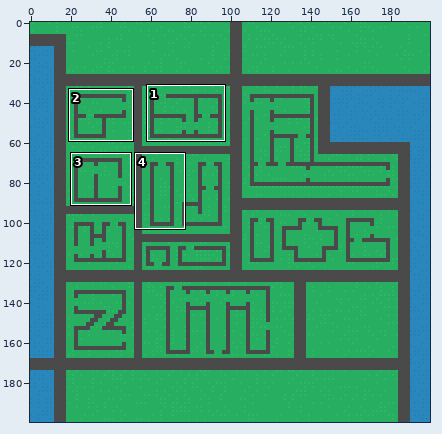
File history of a sprite sheet, maps/minimap.png. The picture above shows the old version from afar; the outline marks the close-up.
Close-up. Before the edit:
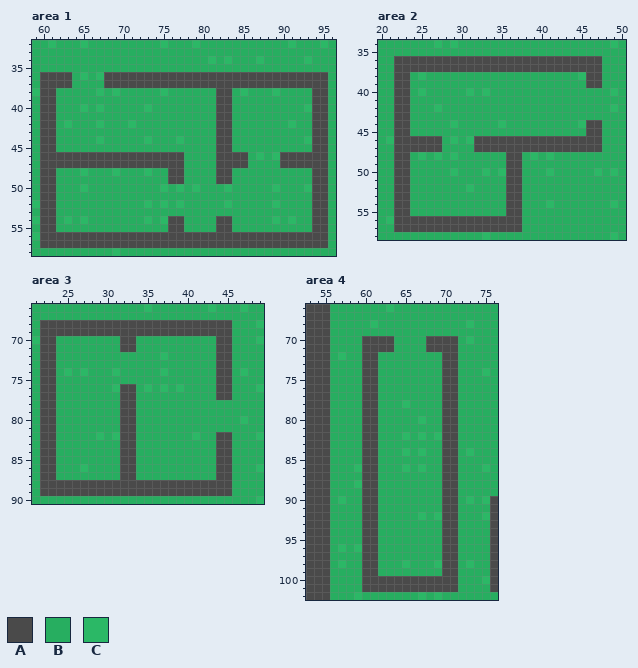
The file is 200x200 pixels. Colours within 5 levels of each other are drawn and written as one. Shown: area 1: x 59..96, y 32..58; area 2: x 20..50, y 34..58; area 3: x 21..49, y 66..90; area 4: x 53..76, y 66..102. The commit also changed other parts of the picture, which this record leaves out.
Palette (. is transparent): A #4a4a4a  B #27ae60  C #2bb866
Pixels before, area 1, first column x 59:
32 BBCBBBCBBBBBBBBBCBBBCBBBBBBBBBBBCBBBCB
33 BBBBBBBBBBBBBBBBBBBBBBBBBBBBBBBBBBBBBB
34 BBBBBBBBBBBBBBBBBBBBBBCBCBBBCBBBBBCBBB
35 BBBBBBBBBBBBBBBBBBBBBBBBBBBBBBBBBBBBBB
36 BAAAABCBCAAAAAAAAAAAAAAAAAAAAAAAAAAAAB
37 BAAAABBBBAAAAAAAAAAAAAAAAAAAAAAAAAAAAB
38 CAABBBBBCBCBBBBBCBBBBBBAABCBBBCBBBBAAB
39 BAABBBBBBBBBBBBBBBBBBBBAABBBBBBBBBBAAB
40 BAABBBCBCBBBBBCBBBBBBBBAABBBBBBBBBCAAB
41 BAABBBBBBBBBBBBBBBBBBBBAABBBBBBBBBBAAB
42 BAABCBBBCBBBCBBBBBBBBBBAABBBBBBBCBBAAB
43 BAABBBBBBBBBBBBBBBBBBBBAABBBBBBBBBBAAB
44 BAABBBBBCBBBBBCBBBCBBBBAABBBBBBBBBCAAB
45 BAABBBBBBBBBBBBBBBBBBBBAABBBBBBBBBBAAB
46 BAAAAAAAAAAAAAAAAAABBBBAAAABCBCAAAAAAB
47 BAAAAAAAAAAAAAAAAAABBBBAAAABBBBAAAAAAB
48 BAABBBCBBBCBBBCBBAABBBBAABBBBBBBBBBAAB
49 BAABBBBBBBBBBBBBBAABBBBAABBBBBBBBBBAAB
50 BAABBBCBBBBBBBBBCBCBCBBBCBBBBBCBBBCAAB
51 BAABBBBBBBBBBBBBBBBBBBBBBBBBBBBBBBBAAB
52 CAABBBBBBBBBBBCBCBCBBBBBCBBBBBCBBBBAAB
53 BAABBBBBBBBBBBBBBBBBBBBBBBBBBBBBBBBAAB
54 CAABCBCBBBBBBBCBCAABBBBAABBBBBCBCBBAAB
55 BAABBBBBBBBBBBBBBAABBBBAABBBBBBBBBBAAB
56 CAAAAAAAAAAAAAAAAAAAAAAAAAAAAAAAAAAAAB
57 BAAAAAAAAAAAAAAAAAAAAAAAAAAAAAAAAAAAAB
58 BBBBBBBBBBCBBBBBBBBBBBBBBBBBBBBBBBBBBB
Pixels before, area 2, first column x 20:
34 BBBBBBBCBCBBBBBBBBBBBBBBBBBBBCB
35 BBBBBBBBBBBBBBBBBBBBBBBBBBBBBBB
36 BBAAAAAAAAAAAAAAAAAAAAAAAAAABBB
37 BBAAAAAAAAAAAAAAAAAAAAAAAAAABBB
38 BBAABCBBBBBBBBBBBBBBBBBBBCAABBB
39 BBAABBBBBBBBBBBBBBBBBBBBBBAABBB
40 BBAABCBBBBBCBCBBBBBBBBBBBBBBBCB
41 BBAABBBBBBBBBBBBBBBBBBBBBBBBBBB
42 BBAABBBCBBBBBBBBBBBBBBBBBBBBBCB
43 BBAABBBBBBBBBBBBBBBBBBBBBBBBBBB
44 BBAABBBBBCBBBBBCBBBBBBBBBCAABBB
45 BBAABBBBBBBBBBBBBBBBBBBBBBAABBB
46 BCAAAAAABCBCAAAAAAAAAAAAAAAABBB
47 BBAAAAAABBBBAAAAAAAAAAAAAAAABBB
48 BBAABCBCBCBBBBBBAABCBCBBBBBBBBB
49 BBAABBBBBBBBBBBBAABBBBBBBBBBBBB
50 BBAABBBBBCBBBCBCAABBBCBBBBBCBCB
51 BBAABBBBBBBBBBBBAABBBBBBBBBBBBB
52 BBAABBBBBBBCBBBBAABBBBBBBBBBBBB
53 BBAABBBBBBBBBBBBAABBBBBBBBBBBBB
54 BBAABBBBBBBBBBBBAABBBCBBBBBBBCB
55 BBAABBBBBBBBBBBBAABBBBBBBBBBBBB
56 BCAAAAAAAAAAAAAAAABBBBBBBBBBBBB
57 BBAAAAAAAAAAAAAAAABBBBBBBBBBBBB
58 BBBBBBBBBBBBBCBBBBBBBBBBBBBBBCB
Pixels before, area 3, first column x 21:
66 BBBBBBBBBBBBBBCBBBBBBBCBBBCBB
67 BBBBBBBBBBBBBBBBBBBBBBBBBBBBB
68 BAAAAAAAAAAAAAAAAAAAAAAAABBBC
69 BAAAAAAAAAAAAAAAAAAAAAAAABBBB
70 CAABBBBBBBBAABBBBBBBBBBAABBBC
71 BAABBBBBBBBAABBBBBBBBBBAABBBB
72 BAABBBBBBBBBBBBBCBBBBBBAABBBB
73 BAABBBBBBBBBBBBBBBBBBBBAABBBB
74 BAABCBCBBBCBBBBBCBBBBBBAABCBB
75 BAABBBBBBBBBBBBBBBBBBBBAABBBB
76 BAABBBBBBBCAABCBCBCBBBBAABBBC
77 BAABBBBBBBBAABBBBBBBBBBAABBBB
78 BAABBBBBBBBAABBBBBBBBBBBBBBBB
79 BAABBBBBBBBAABBBBBBBBBBBBBBBB
80 BAABBBBBBBBAABBBBBBBBBBBBBCBB
81 BAABBBBBBBBAABBBBBBBBBBBBBBBB
82 BAABBBBBCBCAABBBBBBBCBBAABBBC
83 BAABBBBBBBBAABBBBBBBBBBAABBBB
84 BAABBBBBBBBAABBBBBBBBBBAABBBB
85 BAABBBBBBBBAABBBBBBBBBBAABBBB
86 BAABBBCBBBBAABBBBBBBBBBAABBBC
87 BAABBBBBBBBAABBBBBBBBBBAABBBB
88 BAAAAAAAAAAAAAAAAAAAAAAAABBBB
89 BAAAAAAAAAAAAAAAAAAAAAAAABBBB
90 BBBBBBBBBBBBBBBBBBBBBBBBBBBBC
Pixels before, area 4, first column x 53:
 66 AAABBBBBBBCBBBBBBBBBBBBB
 67 AAABBBBBBBBBBBBBBBBBBBBB
 68 AAABBBBBCBBBBBBBBBBBCBBB
 69 AAABBBBBBBBBBBBBBBBBBBBB
 70 AAABBBBAAAABBBBAAAABCBBB
 71 AAABBBBAAAABBBBAAAABBBBB
 72 AAABCBBAABBBBBBBBAABBBBB
 73 AAABBBBAABBBBBBBBAABBBBB
 74 AAABBBBAABBBBBBBBAABBBCB
 75 AAABBBBAABBBBBBBBAABBBBB
 76 AAABBBBAABBBBBBBBAABBBBB
 77 AAABBBBAABBBBBBBBAABBBBB
 78 AAABBBBAABBBCBBBBAABBBBB
 79 AAABBBBAABBBBBBBBAABBBBB
 80 AAABBBBAABBBBBCBBAABBBBB
 81 AAABBBBAABBBBBBBBAABBBBB
 82 AAABBBBAABBBCBCBCAABBBBB
 83 AAABBBBAABBBBBBBBAABBBBB
 84 AAABBBBAABBBCBCBBAABCBBB
 85 AAABBBBAABBBBBBBBAABBBBB
 86 AAABBBCAABBBCBCBBAABBBCB
 87 AAABBBBAABBBBBBBBAABBBBB
 88 AAABBBCAABBBBBBBBAABBBBB
 89 AAABBBBAABBBBBBBBAABBBBB
 90 AAABCBBAABBBBBBBBAABCBCA
 91 AAABBBBAABBBBBBBBAABBBBA
 92 AAABBBBAABBBBBCBCAABBBCA
 93 AAABBBBAABBBBBBBBAABBBBA
 94 AAABBBBAABBBBBBBBAABBBBA
 95 AAABBBBAABBBBBBBBAABBBBA
 96 AAABCBCAABBBBBBBBAABBBBA
 97 AAABBBBAABBBBBBBBAABBBBA
 98 AAABCBBAABBBCBBBCAABCBBA
 99 AAABBBBAABBBBBBBBAABBBBA
100 AAABBBBAAAAAAAAAAAABBBCA
101 AAABBBBAAAAAAAAAAAABBBBA
102 AAABBBCBBBBBBBCBCBBBBBBB
Now the later version:
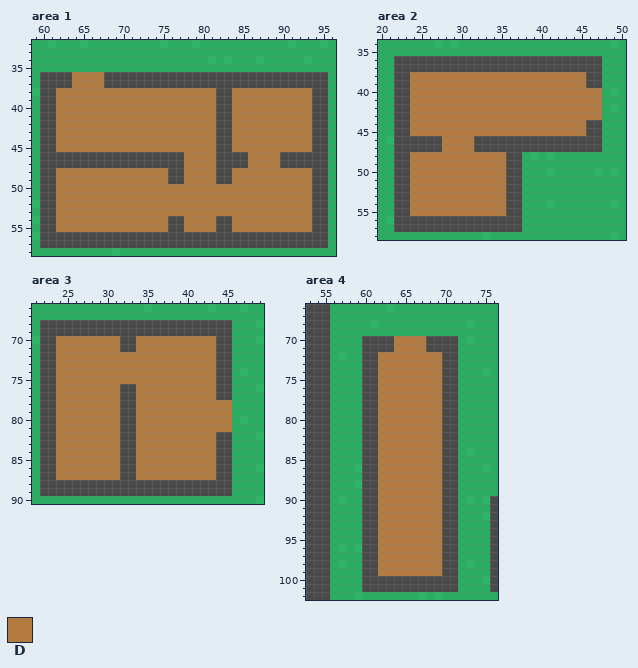
Colours new in this view: D #b47b41
Change:
Changed rows in their new state; - is an unchanged pixel.
Area 1:
first column x 62:
36 --DDDD--------------------------
37 --DDDD--------------------------
38 DDDDDDDDDDDDDDDDDDDD--DDDDDDDDDD
39 DDDDDDDDDDDDDDDDDDDD--DDDDDDDDDD
40 DDDDDDDDDDDDDDDDDDDD--DDDDDDDDDD
41 DDDDDDDDDDDDDDDDDDDD--DDDDDDDDDD
42 DDDDDDDDDDDDDDDDDDDD--DDDDDDDDDD
43 DDDDDDDDDDDDDDDDDDDD--DDDDDDDDDD
44 DDDDDDDDDDDDDDDDDDDD--DDDDDDDDDD
45 DDDDDDDDDDDDDDDDDDDD--DDDDDDDDDD
46 ----------------DDDD----DDDD----
47 ----------------DDDD----DDDD----
48 DDDDDDDDDDDDDD--DDDD--DDDDDDDDDD
49 DDDDDDDDDDDDDD--DDDD--DDDDDDDDDD
50 DDDDDDDDDDDDDDDDDDDDDDDDDDDDDDDD
51 DDDDDDDDDDDDDDDDDDDDDDDDDDDDDDDD
52 DDDDDDDDDDDDDDDDDDDDDDDDDDDDDDDD
53 DDDDDDDDDDDDDDDDDDDDDDDDDDDDDDDD
54 DDDDDDDDDDDDDD--DDDD--DDDDDDDDDD
55 DDDDDDDDDDDDDD--DDDD--DDDDDDDDDD
Area 2:
first column x 24:
38 DDDDDDDDDDDDDDDDDDDDDD--
39 DDDDDDDDDDDDDDDDDDDDDD--
40 DDDDDDDDDDDDDDDDDDDDDDDD
41 DDDDDDDDDDDDDDDDDDDDDDDD
42 DDDDDDDDDDDDDDDDDDDDDDDD
43 DDDDDDDDDDDDDDDDDDDDDDDD
44 DDDDDDDDDDDDDDDDDDDDDD--
45 DDDDDDDDDDDDDDDDDDDDDD--
46 ----DDDD----------------
47 ----DDDD----------------
48 DDDDDDDDDDDD------------
49 DDDDDDDDDDDD------------
50 DDDDDDDDDDDD------------
51 DDDDDDDDDDDD------------
52 DDDDDDDDDDDD------------
53 DDDDDDDDDDDD------------
54 DDDDDDDDDDDD------------
55 DDDDDDDDDDDD------------
Area 3:
first column x 24:
70 DDDDDDDD--DDDDDDDDDD--
71 DDDDDDDD--DDDDDDDDDD--
72 DDDDDDDDDDDDDDDDDDDD--
73 DDDDDDDDDDDDDDDDDDDD--
74 DDDDDDDDDDDDDDDDDDDD--
75 DDDDDDDDDDDDDDDDDDDD--
76 DDDDDDDD--DDDDDDDDDD--
77 DDDDDDDD--DDDDDDDDDD--
78 DDDDDDDD--DDDDDDDDDDDD
79 DDDDDDDD--DDDDDDDDDDDD
80 DDDDDDDD--DDDDDDDDDDDD
81 DDDDDDDD--DDDDDDDDDDDD
82 DDDDDDDD--DDDDDDDDDD--
83 DDDDDDDD--DDDDDDDDDD--
84 DDDDDDDD--DDDDDDDDDD--
85 DDDDDDDD--DDDDDDDDDD--
86 DDDDDDDD--DDDDDDDDDD--
87 DDDDDDDD--DDDDDDDDDD--
Area 4:
first column x 62:
 70 --DDDD--
 71 --DDDD--
 72 DDDDDDDD
 73 DDDDDDDD
 74 DDDDDDDD
 75 DDDDDDDD
 76 DDDDDDDD
 77 DDDDDDDD
 78 DDDDDDDD
 79 DDDDDDDD
 80 DDDDDDDD
 81 DDDDDDDD
 82 DDDDDDDD
 83 DDDDDDDD
 84 DDDDDDDD
 85 DDDDDDDD
 86 DDDDDDDD
 87 DDDDDDDD
 88 DDDDDDDD
 89 DDDDDDDD
 90 DDDDDDDD
 91 DDDDDDDD
 92 DDDDDDDD
 93 DDDDDDDD
 94 DDDDDDDD
 95 DDDDDDDD
 96 DDDDDDDD
 97 DDDDDDDD
 98 DDDDDDDD
 99 DDDDDDDD
Boxes around the changes in both close-ups, in picture pixels (x1, y1, x2, y2):
changed: (56, 72, 312, 232)
changed: (410, 72, 602, 216)
changed: (56, 336, 232, 480)
changed: (378, 336, 442, 576)
